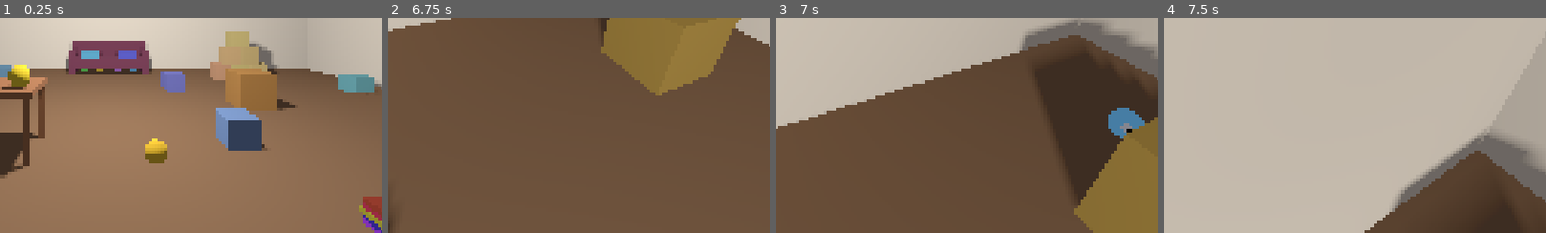
Above: before the commit, frames 1-4 (left to right).
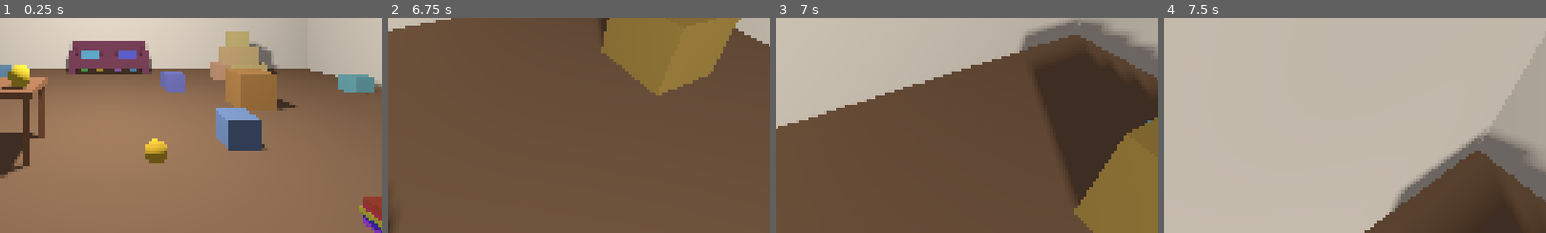
Above: after the commit, the same moments.

Repository: westo27/rummage
Game: Godot game, scene res://tests/check_stage3.tscn
The game is run twice, just before and just after one commit, with the same random seed, the same clock (stepped at 60 frames per second) and the same inputs. This scene is started directly instead of the project's main scene.
Inputs (mouse positions are % of the whole screen's width and height, from its top left):
- Up to frame 1 (0.25 s): no input
- Up to frame 2 (6.75 s): move the mouse to (49, 52) at 0.52 s; hold Q (ping) 0.53-1.28 s; hold W (move_forward) 0.53-2.78 s; click (49, 52) at 0.67 s; tap Shift (run) at 0.8, 1.35, 2.3, 3.8 s; move the mouse to (57, 51) at 1.27 s; tap Q (ping) at 1.55, 3.05, 4.35, 6.05 s; move the mouse to (42, 49) at 2.02 s; hold Mouse wheel up (beam_further) 2.03-2.78 s; move the mouse to (51, 50) at 2.77 s; hold A (move_left) 2.78-3.53 s; tap Mouse wheel down (beam_nearer) at 2.85 s; click (51, 50) at 2.92 s; move the mouse to (46, 48) at 3.52 s; press the mouse at (46, 48) at 3.53 s; hold W (move_forward) 3.53-5.78 s; move the mouse to (55, 50) at 4.27 s; release the mouse at (55, 50) at 4.28 s; move the mouse to (45, 50) at 5.02 s; hold Shift (run) 5.03-5.78 s; click (45, 50) at 5.17 s; move the mouse to (52, 48) at 5.77 s; hold D (move_right) 5.78-6.53 s; tap F (throw) at 5.85 s; move the mouse to (49, 52) at 6.52 s; hold W (move_forward) from 6.53 s (still down); hold Q (ping) from 6.53 s (still down)
- Up to frame 3 (7 s): keep holding W (move_forward); keep holding Q (ping); tap Shift (run) at 6.8 s
- Up to frame 4 (7.5 s): keep holding W (move_forward); move the mouse to (57, 51) at 7.27 s; release Q (ping) at 7.28 s; tap Shift (run) at 7.35 s; click (57, 51) at 7.42 s
The pictures show only the part of the screen within x 36-86%, y 50-100%; the shares and areas given below are measured in that part.

Frames 1-2 are identical in both runs. In frame 3, 0.9% of the frame differs, in the area x 87-98%, y 41-56%; in frame 4, nothing differs.

Commit message:
Creatures cower out of the player's sight after fleeing
They now pick the nearest spot behind a prop, as seen from the player's head,
checked with raycasts, and steer round obstacles to get there. Adds
tests/check_hiding.

Diff:
--- a/scripts/creature.gd
+++ b/scripts/creature.gd
@@ -6,7 +6,8 @@
 ## States:
 ##   HIDDEN   - still and uncatchable. Watches the props around it ("covers").
 ##   FLEEING  - uncovered: hops out and runs away from the player.
-##   SEEKING  - runs to the nearest object to cower beside.
+##   SEEKING  - runs round to the far side of a nearby object, where the
+##              player can't see it, and cowers there.
 ##   COWERING - still and trembling, catchable. Bolts again if disturbed.
 ##   CAPTURED - flying into the beam; removed when the animation ends.
 ##
@@ -35,6 +36,14 @@
 const BUMPABLE_RADIUS: float = 0.5
 ## Give props time to settle after the scene loads before recording covers.
 const SETTLE_TIME: float = 0.5
+## How far away a fleeing creature will consider props to hide behind.
+const HIDE_SEARCH_RADIUS: float = 5.0
+## Gap between the creature and the prop it hides behind.
+const HIDE_GAP: float = 0.12
+## What blocks the player's view: walls, props and clutter.
+const MASK_SIGHT: int = 1 | 4 | 16
+## How tall the creature is above its centre, for "can the player see my top?".
+const TOP_OFFSET: float = 0.08
 const BODY_COLORS: Array[Color] = [
 	Color(0.45, 0.95, 0.4), Color(1.0, 0.55, 0.75), Color(1.0, 0.85, 0.25),
 	Color(0.45, 0.8, 1.0), Color(0.85, 0.55, 1.0), Color(1.0, 0.6, 0.3),
@@ -50,6 +59,8 @@
 var _state_left: float = 0.0
 var _flee_dir: Vector3 = Vector3.ZERO
 var _seek_target: Prop = null
+## Which way to go round an obstacle that's dead ahead (+1 or -1).
+var _detour_sign: float = 1.0
 var _base_pitch: float = 1.0
 
 @onready var _visual: Node3D = $Visual
@@ -119,17 +130,25 @@
 
 func _update_seeking(delta: float) -> void:
 	_state_left -= delta
-	if not is_instance_valid(_seek_target):
+	if not is_instance_valid(_seek_target) or _seek_target.is_held:
 		_start_cowering()
 		return
-	var to_target: Vector3 = _seek_target.global_position - global_position
+	# Recomputed every tick, because "behind" depends on where the player is now.
+	var to_target: Vector3 = _hide_point(_seek_target, _player_eye()) - global_position
 	to_target.y = 0.0
-	var arrived: bool = to_target.length() < _seek_target.hold_radius + 0.2
-	# Bumping into anything also counts as "found somewhere".
-	if arrived or is_on_wall() or _state_left <= 0.0:
+	if to_target.length() < 0.12 or _state_left <= 0.0:
 		_start_cowering()
 		return
-	_move(to_target.normalized(), Game.tune.flee_speed * 0.7, delta)
+	var dir: Vector3 = to_target.normalized()
+	if is_on_wall():
+		# move_and_slide already slides along whatever we bumped, but if we're
+		# running straight into it that leaves no sideways motion, so pick a side.
+		var normal: Vector3 = _flat(get_wall_normal())
+		var along: Vector3 = dir.slide(normal)
+		if along.length() < 0.3:
+			along = normal.cross(Vector3.UP) * _detour_sign
+		dir = _flat(along)
+	_move(dir, Game.tune.flee_speed * 0.7, delta)
 
 
 func _update_cowering(delta: float) -> void:
@@ -182,7 +201,8 @@
 func _start_seeking() -> void:
 	state = State.SEEKING
 	_state_left = Game.tune.seek_time
-	_seek_target = _nearest_prop()
+	_seek_target = _best_hiding_prop()
+	_detour_sign = 1.0 if randf() < 0.5 else -1.0
 
 
 func _start_cowering() -> void:
@@ -323,19 +343,84 @@
 	return best
 
 
-## The closest prop on or near the floor that isn't being held.
-func _nearest_prop() -> Prop:
+## Picks the prop to hide behind. Every nearby prop on the floor is scored by
+## how far away its hiding spot is, with big penalties for spots the player can
+## see from where they're standing, or that are close enough to the player to
+## startle us straight away. Low things like books don't block the view, so
+## they lose to anything that does.
+func _best_hiding_prop() -> Prop:
+	var eye: Vector3 = _player_eye()
+	var player := _player()
 	var best: Prop = null
-	var best_distance: float = INF
+	var best_score: float = INF
 	for node in get_tree().get_nodes_in_group("props"):
 		var prop := node as Prop
 		if prop.is_held or prop.global_position.y > 1.2:
 			continue
-		var d: float = global_position.distance_to(prop.global_position)
-		if d < best_distance:
+		if global_position.distance_to(prop.global_position) > HIDE_SEARCH_RADIUS:
+			continue
+		var spot: Vector3 = _hide_point(prop, eye)
+		if spot == Vector3.INF:
+			continue  # the far side is a wall
+		var score: float = global_position.distance_to(spot)
+		if not _hidden_at(spot, eye):
+			score += 100.0
+		if player != null and _flat_distance(spot, player.global_position) < Game.tune.startle_distance + 0.4:
+			score += 50.0
+		if score < best_score:
 			best = prop
-			best_distance = d
+			best_score = score
 	return best
+
+
+## The spot just behind `prop` as seen from `eye`, at floor level, found by
+## feeling for the prop's far surface with a ray (so long sofas and thin boxes
+## both work). Returns Vector3.INF if that spot is inside or past a wall.
+func _hide_point(prop: Prop, eye: Vector3) -> Vector3:
+	var space := get_world_3d().direct_space_state
+	var centre := Vector3(prop.global_position.x, global_position.y, prop.global_position.z)
+	var away: Vector3 = _flat(centre - eye)
+	if away == Vector3.ZERO:
+		away = Vector3.FORWARD
+	# Cast from beyond the prop back toward its centre; the first thing hit on
+	# the way in is the prop's back face.
+	var outside: Vector3 = centre + away * (prop.hold_radius + 1.0)
+	var query := PhysicsRayQueryParameters3D.create(outside, centre, MASK_PROPS)
+	var hit: Dictionary = space.intersect_ray(query)
+	var spot: Vector3
+	if not hit.is_empty() and hit.collider == prop:
+		spot = Vector3(hit.position.x, centre.y, hit.position.z) + away * (0.09 + HIDE_GAP)
+	else:
+		spot = centre + away * (prop.hold_radius + HIDE_GAP)
+	# Is there a wall between the prop and that spot (prop pushed against a wall)?
+	var wall_query := PhysicsRayQueryParameters3D.create(centre, spot + away * 0.09, 1)
+	if not space.intersect_ray(wall_query).is_empty():
+		return Vector3.INF
+	return spot
+
+
+## True if something blocks the view from `eye` to both the middle and the top
+## of a creature standing at `spot`.
+func _hidden_at(spot: Vector3, eye: Vector3) -> bool:
+	var space := get_world_3d().direct_space_state
+	for point: Vector3 in [spot, spot + Vector3.UP * TOP_OFFSET]:
+		var query := PhysicsRayQueryParameters3D.create(eye, point, MASK_SIGHT)
+		if space.intersect_ray(query).is_empty():
+			return false
+	return true
+
+
+## Where the player sees from (their head), or a point high in the room.
+func _player_eye() -> Vector3:
+	var player := _player()
+	if player == null:
+		return Vector3(0.0, 1.6, 0.0)
+	var head := player.get_node_or_null("Head") as Node3D
+	return head.global_position if head != null else player.global_position + Vector3.UP * 1.55
+
+
+func _flat_distance(a: Vector3, b: Vector3) -> float:
+	return Vector2(a.x - b.x, a.z - b.z).length()
 
 
 func _move(direction: Vector3, speed: float, delta: float) -> void:
--- /dev/null
+++ b/tests/check_hiding.gd
@@ -0,0 +1,66 @@
+extends Node
+## Headless check: a creature that's been uncovered cowers somewhere the player
+## can't see it from where they're standing. Not part of the game.
+## Run: Godot --headless --path . res://tests/check_hiding.tscn
+
+var _failures: int = 0
+var _main: Node
+var _player: CharacterBody3D
+
+## Where the player stands for each trial (they don't move during it).
+const PLAYER_SPOTS: Array[Vector3] = [
+	Vector3(0.0, 0.05, 3.5), Vector3(-4.0, 0.05, 0.0), Vector3(4.0, 0.05, -3.0),
+	Vector3(2.0, 0.05, 3.8), Vector3(-2.5, 0.05, -3.5), Vector3(0.0, 0.05, 0.0),
+]
+
+
+func _ready() -> void:
+	_run.call_deferred()
+
+
+func _run() -> void:
+	_main = (load("res://scenes/main.tscn") as PackedScene).instantiate()
+	get_tree().root.add_child(_main)
+	_player = _main.get_node("Player")
+	await _wait(1.0)
+
+	var candidates: Array[Creature] = []
+	for c: Creature in _main.get_node("MainRoomCreatures").get_children():
+		if not c.name.begins_with("UnderSofa"):
+			candidates.append(c)
+
+	var hid: int = 0
+	var trials: int = 0
+	for i in 12:
+		var c: Creature = candidates[i]
+		_player.global_position = PLAYER_SPOTS[i % PLAYER_SPOTS.size()]
+		_player.reset_physics_interpolation()
+		await _wait(0.2)
+		c._reveal()
+		await _wait(Game.tune.flee_time_max + Game.tune.seek_time + 0.5)
+		var eye: Vector3 = (_player.get_node("Head") as Node3D).global_position
+		var cowering: bool = c.state == Creature.State.COWERING
+		var hidden: bool = c._hidden_at(c.global_position, eye)
+		trials += 1
+		if cowering and hidden:
+			hid += 1
+		print("  %-14s player %s -> %s  %s  behind %s" % [c.name, PLAYER_SPOTS[i % PLAYER_SPOTS.size()],
+			c.global_position.snapped(Vector3.ONE * 0.01), "HIDDEN" if hidden else "VISIBLE",
+			c._seek_target.name if is_instance_valid(c._seek_target) else "-"])
+		c.queue_free()  # out of the way of the next trial
+		await _wait(0.1)
+
+	_check("uncovered creatures cower out of the player's sight", hid == trials, "%d / %d hidden" % [hid, trials])
+	print("RESULT: %s" % ("ALL PASS" if _failures == 0 else "%d FAILED" % _failures))
+	get_tree().quit(_failures)
+
+
+func _wait(seconds: float) -> void:
+	for i in int(seconds * Engine.physics_ticks_per_second):
+		await get_tree().physics_frame
+
+
+func _check(label: String, ok: bool, detail: String) -> void:
+	if not ok:
+		_failures += 1
+	print("%s  %s  (%s)" % ["PASS" if ok else "FAIL", label, detail])
--- /dev/null
+++ b/tests/check_hiding.tscn
@@ -0,0 +1,6 @@
+[gd_scene format=3]
+
+[ext_resource type="Script" path="res://tests/check_hiding.gd" id="1"]
+
+[node name="CheckHiding" type="Node"]
+script = ExtResource("1")
Not shown, added: tests/check_hiding.gd.uid
Not shown, changed: NOTES.md
